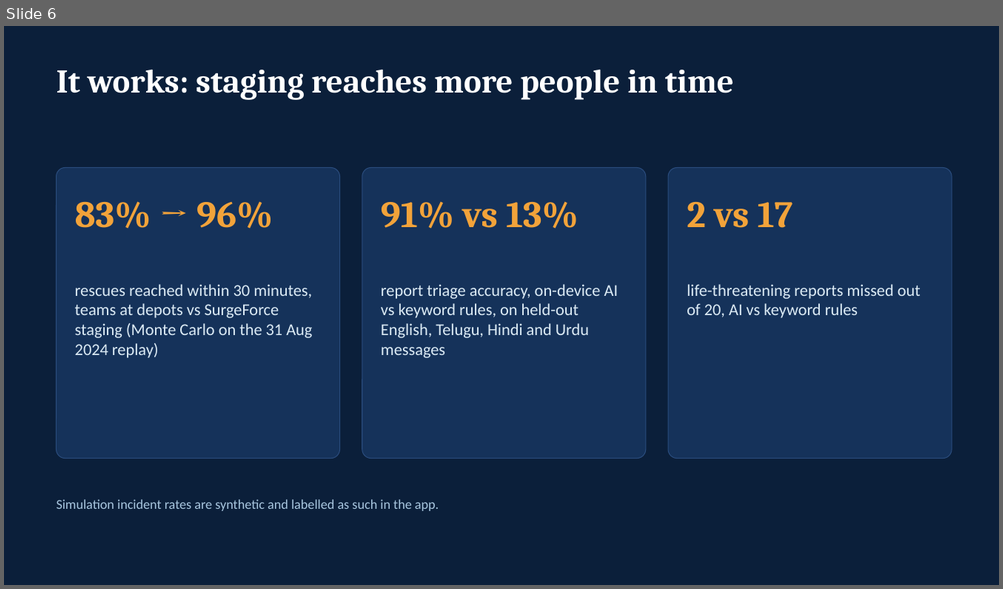
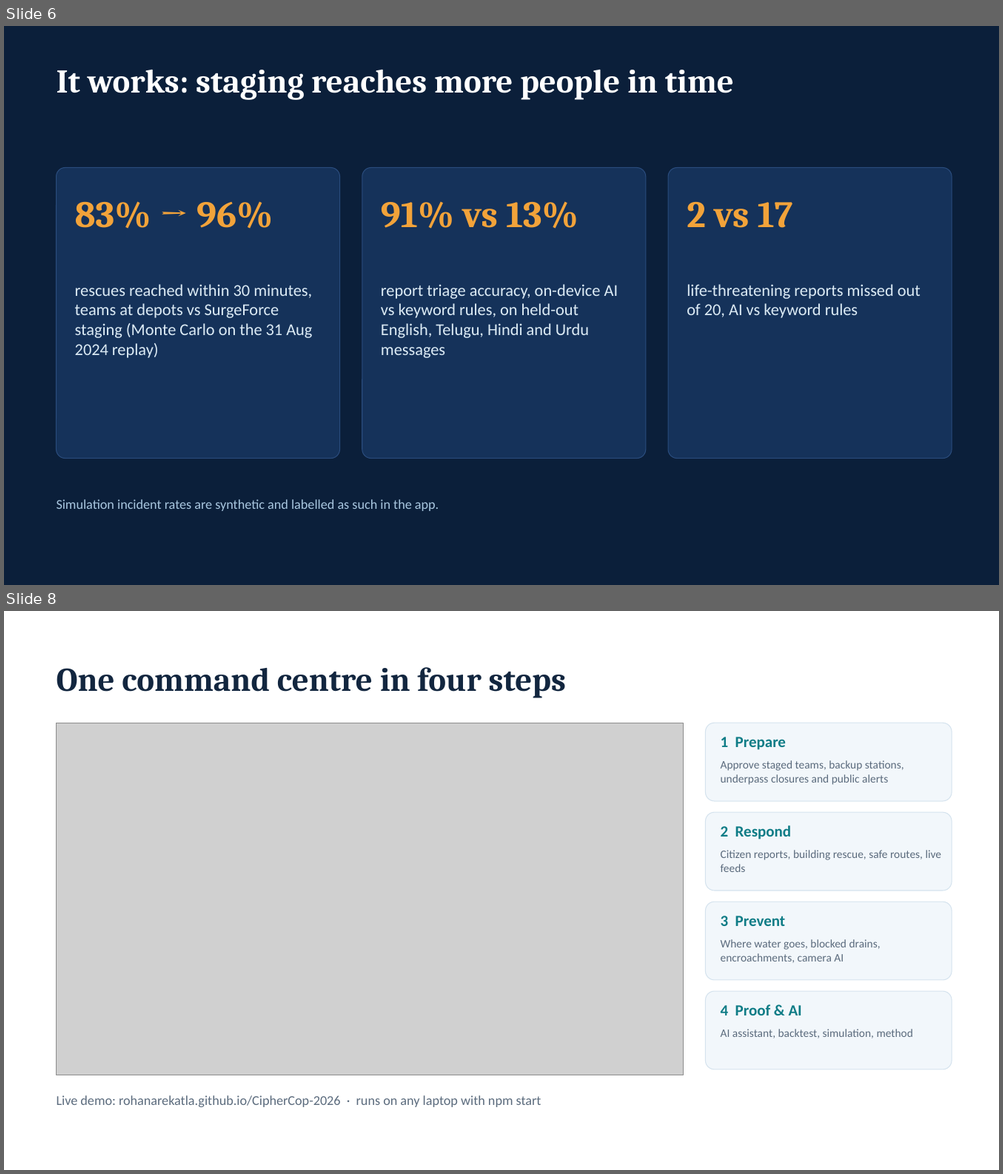
Before and after one commit to Rohanarekatla/CipherCop-2026, a slide deck: submission/CipherCop2026_AI-vengers_Presentation.pptx. Shown one above the other, each under a label of ours: slide 6 before the commit, slides 6 and 8 after it; the slides between them are not shown. The pictures are 1003x589 and 1003x1174 pixels, drawn with LibreOffice and Linux fonts; fonts in the diff are those of the drawing; grey boxes stand for pictures. Boxes give left, top, right and bottom in pixels: in the first picture for what was removed or moved away, otherwise in the second. Text is boxed around its words. In the diff, an @@ line names an element or a change of style, - is before the commit and + after.

Commit message:
Submission: deck with the merged product and screenshots, current dataset links

```diff
--- a/submission/CipherCop2026_AI-vengers_Presentation.pptx
+++ b/submission/CipherCop2026_AI-vengers_Presentation.pptx
@@ slide 8 added at [4, 611, 999, 1170], background #FFFFFF @@
@@ text added at [57, 667, 566, 698], 32 pt, text #12263F, bold @@
+One command centre in four steps
@@ picture added at [57, 723, 683, 1076] @@
@@ rounded rectangle added at [706, 723, 951, 801], fill #F2F7FB, outline #D5E3EE 0.75 pt @@
@@ text added at [720, 737, 785, 750], 15 pt, text #0E7C86, bold @@
+1 Prepare
@@ text added at [720, 760, 904, 785], 11 pt, text #5B6B7D @@
+Approve staged teams, backup stations, underpass closures and public alerts
@@ rounded rectangle added at [706, 812, 951, 891], fill #F2F7FB, outline #D5E3EE 0.75 pt @@
@@ text added at [720, 826, 791, 840], 15 pt, text #0E7C86, bold @@
+2 Respond
@@ text added at [720, 850, 942, 872], 11 pt, text #5B6B7D @@
+Citizen reports, building rescue, safe routes, live feeds
@@ rounded rectangle added at [706, 902, 951, 980], fill #F2F7FB, outline #D5E3EE 0.75 pt @@
@@ text added at [720, 916, 785, 926], 15 pt, text #0E7C86, bold @@
+3 Prevent
@@ text added at [720, 940, 880, 963], 11 pt, text #5B6B7D @@
+Where water goes, blocked drains, encroachments, camera AI
@@ rounded rectangle added at [706, 991, 951, 1070], fill #F2F7FB, outline #D5E3EE 0.75 pt @@
@@ text added at [720, 1005, 802, 1016], 15 pt, text #0E7C86, bold @@
+4 Proof & AI
@@ text added at [720, 1029, 913, 1039], 11 pt, text #5B6B7D @@
+AI assistant, backtest, simulation, method
@@ text added at [57, 1096, 541, 1108], 13 pt, text #5B6B7D @@
+Live demo: rohanarekatla.github.io/CipherCop-2026 · runs on any laptop with npm start
```
Also in this commit, not shown: 4 slides changed, 1 other slide added, 4 other files.
